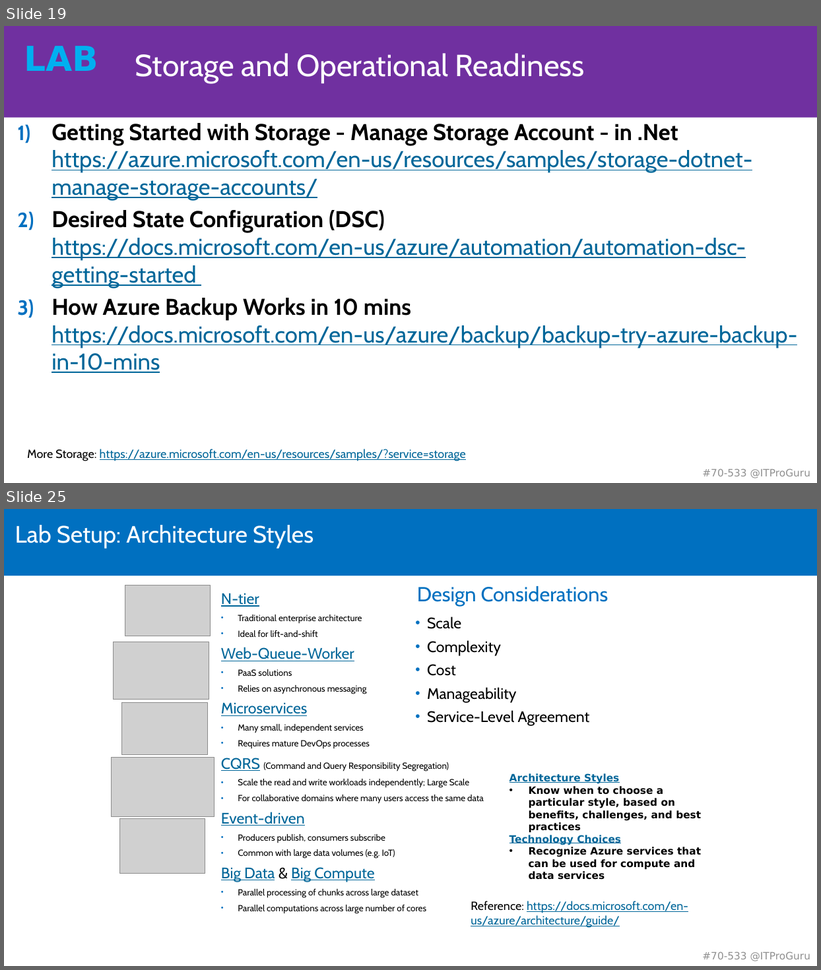
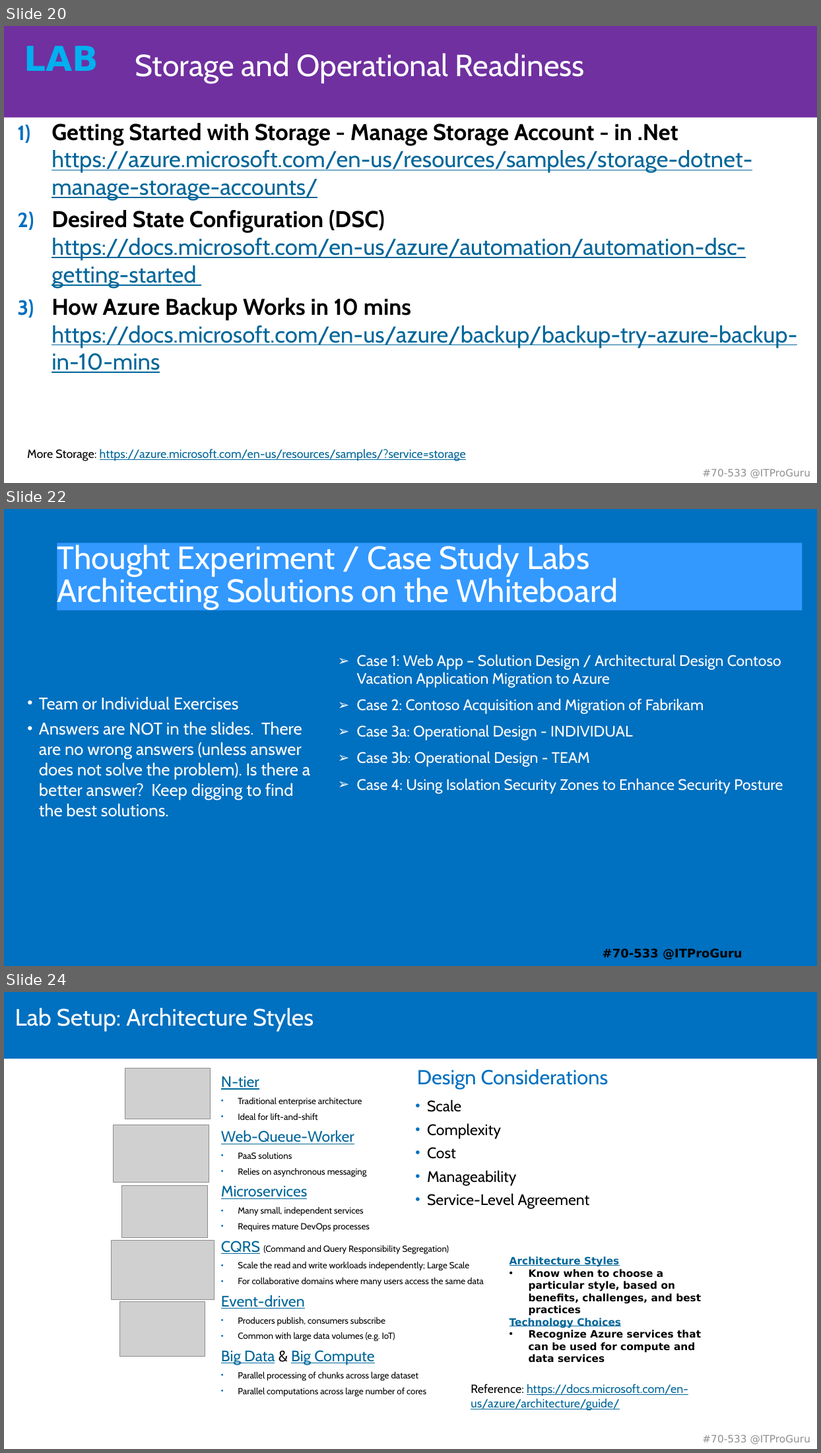
Before and after one commit to guruskill/70-535, a slide deck: Labs/70-535-00-Labs.pptx. Shown one above the other, each under a label of ours: slides 19 and 25 before the commit, slides 20, 22 and 24 after it; the slides between them are not shown. The pictures are 821x970 and 821x1453 pixels, drawn with LibreOffice and Linux fonts; fonts in the diff are those of the drawing; grey boxes stand for pictures. Boxes give left, top, right and bottom in pixels: in the first picture for what was removed or moved away, otherwise in the second. Text is boxed around its words. In the diff, an @@ line names an element or a change of style, - is before the commit and + after.

Commit message:
Add Labs

```diff
--- a/Labs/70-535-00-Labs.pptx
+++ b/Labs/70-535-00-Labs.pptx
@@ slide 22 added at bbox=[4, 509, 817, 966], background #0070C0 @@
@@ title added at bbox=[57, 543, 803, 611], fill #3399FF, 38 pt, text #FFFFFF @@
+Thought Experiment / Case Study Labs
+Architecting Solutions on the Whiteboard
@@ subtitle added at bbox=[357, 654, 783, 794], 18 pt, text #FFFFFF @@
+➢ Case 1: Web App – Solution Design / Architectural Design Contoso Vacation Application Migration to Azure
+➢ Case 2: Contoso Acquisition and Migration of Fabrikam
+➢ Case 3a: Operational Design - INDIVIDUAL
+➢ Case 3b: Operational Design - TEAM
+➢ Case 4: Using Isolation Security Zones to Enhance Security Posture
@@ text added at bbox=[39, 696, 310, 817], 20 pt, text #FFFFFF @@
+• Team or Individual Exercises
+• Answers are NOT in the slides. There are no wrong answers (unless answer does not solve the problem). Is there a better answer? Keep digging to find the best solutions.
@@ text added at bbox=[603, 949, 743, 960], 14 pt, text #000000, bold @@
+#70-533 @ITProGuru
@@ what was slide 19 is now slide 20 @@
@@ what was slide 25 is now slide 24 @@
```
Also in this commit, not shown: 10 slides changed, 4 other slides added, 3 slides removed.
